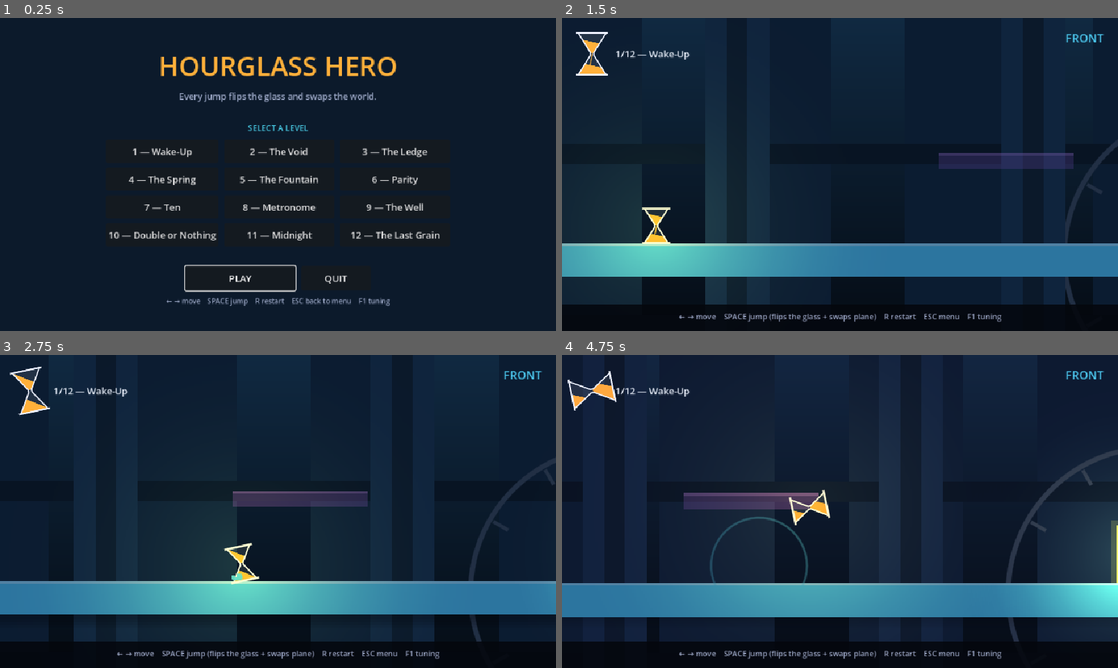
Above: before the commit, frames 1-4 (two rows, left to right).
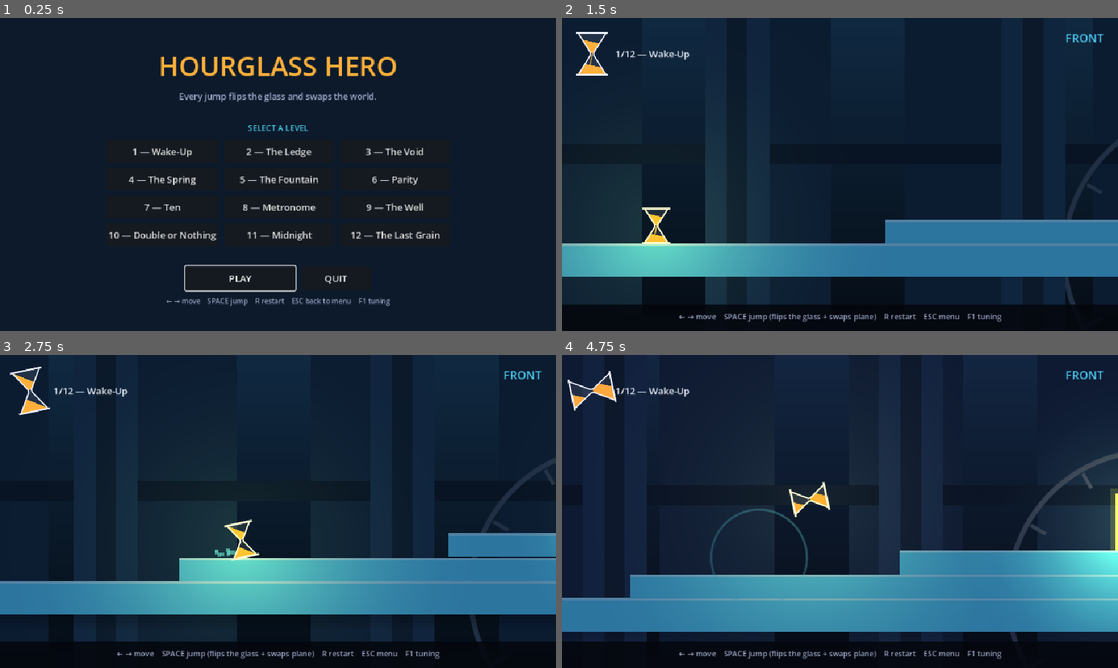
Above: after the commit, the same moments.

Repository: Athryell/GMTK-Game-Jam-2026
Game: Godot game, scene res://scenes/ui/main_menu.tscn
Two runs of this game, one before a commit and one after it. Both use one fixed random seed, a clock stepped at 60 frames per second and the inputs below.
Inputs:
- Up to frame 1 (0.25 s): no input
- Up to frame 2 (1.5 s): click "PLAY" at 0.5 s; tap Enter at 1.25 s; hold Right (move_right) from 1.28 s (still down)
- Up to frame 3 (2.75 s): keep holding Right (move_right); tap Space (jump) at 1.52, 2.27 s
- Up to frame 4 (4.75 s): release Right (move_right) at 2.78 s; hold Left (move_left) 2.78-3.53 s; hold Right (move_right) from 3.53 s (still down); tap Space (jump) at 3.77, 4.52 s

The runs differ from the first frame. In frame 1, 0.3% of the frame differs, in the area x 44-77%, y 41-45%; in frame 2, 4.4%; in frame 3, 8.0%; in frame 4, 15%, in the area x 0-100%, y 31-92%.

Commit message:
renamed lvl 2 and 3

Diff:
--- a/hourglass_hero_godot/scenes/levels/level_01_wake_up.tscn
+++ b/hourglass_hero_godot/scenes/levels/level_01_wake_up.tscn
@@ -1,32 +1,29 @@
-[gd_scene load_steps=4 format=3]
+[gd_scene format=3 uid="uid://dm6be3a14qdsh"]
 
-[ext_resource type="Script" path="res://scripts/level.gd" id="1_level"]
+[ext_resource type="Script" uid="uid://dxec45qo6wc0" path="res://scripts/level.gd" id="1_level"]
 [ext_resource type="PackedScene" path="res://scenes/entities/door.tscn" id="2_door"]
 [ext_resource type="PackedScene" path="res://scenes/entities/platform.tscn" id="3_platform"]
 
-[node name="Level" type="Node2D"]
+[node name="Level" type="Node2D" unique_id=1829913715]
 script = ExtResource("1_level")
 level_name = "Wake-Up"
-world_size = Vector2(960, 540)
 
-[node name="Spawn" type="Marker2D" parent="."]
+[node name="Spawn" type="Marker2D" parent="." unique_id=67984213]
 position = Vector2(53, 479)
 
-[node name="Entities" type="Node2D" parent="."]
+[node name="Entities" type="Node2D" parent="." unique_id=1228455219]
 
-[node name="Door" parent="Entities" instance=ExtResource("2_door")]
-position = Vector2(902, 438)
-size = Vector2(34, 64)
-plane = 2
+[node name="Door" parent="Entities" unique_id=1092645359 instance=ExtResource("2_door")]
+position = Vector2(901, 386)
 
-[node name="Platform1" parent="Entities" instance=ExtResource("3_platform")]
+[node name="Platform1" parent="Entities" unique_id=1818065125 instance=ExtResource("3_platform")]
 position = Vector2(0, 502)
 size = Vector2(960, 38)
-plane = 2
-kind = 0
 
-[node name="Platform2" parent="Entities" instance=ExtResource("3_platform")]
-position = Vector2(420, 402)
-size = Vector2(150, 18)
-plane = 1
-kind = 0
+[node name="Platform2" parent="Entities" unique_id=1261976909 instance=ExtResource("3_platform")]
+position = Vector2(360, 476)
+size = Vector2(600, 26.66)
+
+[node name="Platform3" parent="Entities" unique_id=1102481008 instance=ExtResource("3_platform")]
+position = Vector2(660, 449)
+size = Vector2(300, 26.66)
--- /dev/null
+++ b/hourglass_hero_godot/scenes/levels/level_02_the_ledge.tscn
@@ -0,0 +1,29 @@
+[gd_scene format=3 uid="uid://csptf1n172nbh"]
+
+[ext_resource type="Script" uid="uid://dxec45qo6wc0" path="res://scripts/level.gd" id="1_h42ef"]
+[ext_resource type="PackedScene" path="res://scenes/entities/door.tscn" id="2_7tcmr"]
+[ext_resource type="PackedScene" path="res://scenes/entities/platform.tscn" id="3_eyiv3"]
+[ext_resource type="PackedScene" path="res://scenes/entities/spikes.tscn" id="4_sed4g"]
+
+[node name="Level" type="Node2D" unique_id=2024215292]
+script = ExtResource("1_h42ef")
+level_name = "The Ledge"
+world_size = Vector2(1200, 540)
+
+[node name="Spawn" type="Marker2D" parent="." unique_id=687475050]
+position = Vector2(53, 479)
+
+[node name="Entities" type="Node2D" parent="." unique_id=133605769]
+
+[node name="Door" parent="Entities" unique_id=306638810 instance=ExtResource("2_7tcmr")]
+position = Vector2(1120, 438)
+
+[node name="Platform1" parent="Entities" unique_id=697397651 instance=ExtResource("3_eyiv3")]
+position = Vector2(0, 502)
+size = Vector2(1160, 38)
+
+[node name="Spikes1" parent="Entities" unique_id=1149232076 instance=ExtResource("4_sed4g")]
+position = Vector2(360, 403)
+size = Vector2(800, 24)
+plane = 1
+facing = 1
--- a/hourglass_hero_godot/scenes/levels/level_02_the_void.tscn
+++ /dev/null
@@ -1,62 +0,0 @@
-[gd_scene load_steps=5 format=3]
-
-[ext_resource type="Script" path="res://scripts/level.gd" id="1_level"]
-[ext_resource type="PackedScene" path="res://scenes/entities/door.tscn" id="2_door"]
-[ext_resource type="PackedScene" path="res://scenes/entities/platform.tscn" id="3_platform"]
-[ext_resource type="PackedScene" path="res://scenes/entities/monster.tscn" id="4_monster"]
-
-[node name="Level" type="Node2D"]
-script = ExtResource("1_level")
-level_name = "The Void"
-world_size = Vector2(960, 540)
-
-[node name="Spawn" type="Marker2D" parent="."]
-position = Vector2(49, 479)
-
-[node name="Entities" type="Node2D" parent="."]
-
-[node name="Door" parent="Entities" instance=ExtResource("2_door")]
-position = Vector2(902, 438)
-size = Vector2(34, 64)
-plane = 2
-
-[node name="Platform1" parent="Entities" instance=ExtResource("3_platform")]
-position = Vector2(0, 502)
-size = Vector2(300, 38)
-plane = 2
-kind = 0
-
-[node name="Platform2" parent="Entities" instance=ExtResource("3_platform")]
-position = Vector2(700, 502)
-size = Vector2(260, 38)
-plane = 1
-kind = 0
-
-[node name="Platform3" parent="Entities" instance=ExtResource("3_platform")]
-position = Vector2(320, 470)
-size = Vector2(84, 16)
-plane = 1
-kind = 0
-
-[node name="Platform4" parent="Entities" instance=ExtResource("3_platform")]
-position = Vector2(452, 420)
-size = Vector2(84, 16)
-plane = 0
-kind = 0
-move_axis = 2
-move_distance = 50.0
-move_speed = 55.0
-
-[node name="Platform5" parent="Entities" instance=ExtResource("3_platform")]
-position = Vector2(584, 470)
-size = Vector2(84, 16)
-plane = 1
-kind = 0
-
-[node name="Monster1" parent="Entities" instance=ExtResource("4_monster")]
-position = Vector2(800, 390)
-size = Vector2(30, 34)
-plane = 1
-move_axis = 2
-move_distance = 84.0
-move_speed = 130.0
--- a/hourglass_hero_godot/scenes/levels/level_03_the_ledge.tscn
+++ /dev/null
@@ -1,28 +0,0 @@
-[gd_scene format=3 uid="uid://bekdy1ga305el"]
-
-[ext_resource type="Script" uid="uid://dxec45qo6wc0" path="res://scripts/level.gd" id="1_level"]
-[ext_resource type="PackedScene" path="res://scenes/entities/door.tscn" id="2_door"]
-[ext_resource type="PackedScene" path="res://scenes/entities/platform.tscn" id="3_platform"]
-[ext_resource type="PackedScene" path="res://scenes/entities/spikes.tscn" id="6_spikes"]
-
-[node name="Level" type="Node2D" unique_id=2024215292]
-script = ExtResource("1_level")
-level_name = "The Ledge"
-world_size = Vector2(1200, 540)
-
-[node name="Spawn" type="Marker2D" parent="." unique_id=687475050]
-position = Vector2(53, 479)
-
-[node name="Entities" type="Node2D" parent="." unique_id=133605769]
-
-[node name="Door" parent="Entities" unique_id=306638810 instance=ExtResource("2_door")]
-position = Vector2(1120, 438)
-
-[node name="Platform1" parent="Entities" unique_id=697397651 instance=ExtResource("3_platform")]
-position = Vector2(0, 502)
-size = Vector2(1160, 38)
-
-[node name="Spikes1" parent="Entities" unique_id=1149232076 instance=ExtResource("6_spikes")]
-position = Vector2(299, 337)
-plane = 1
-facing = 1
--- /dev/null
+++ b/hourglass_hero_godot/scenes/levels/level_03_the_void.tscn
@@ -0,0 +1,44 @@
+[gd_scene format=3 uid="uid://dogwwvnjturg2"]
+
+[ext_resource type="Script" uid="uid://dxec45qo6wc0" path="res://scripts/level.gd" id="1_m3la6"]
+[ext_resource type="PackedScene" path="res://scenes/entities/door.tscn" id="2_ghito"]
+[ext_resource type="PackedScene" path="res://scenes/entities/platform.tscn" id="3_4cq3d"]
+
+[node name="Level" type="Node2D" unique_id=910728674]
+script = ExtResource("1_m3la6")
+level_name = "The Void"
+
+[node name="Spawn" type="Marker2D" parent="." unique_id=1336534992]
+position = Vector2(49, 479)
+
+[node name="Entities" type="Node2D" parent="." unique_id=1780008601]
+
+[node name="Door" parent="Entities" unique_id=323483914 instance=ExtResource("2_ghito")]
+position = Vector2(902, 438)
+
+[node name="Platform1" parent="Entities" unique_id=1467295106 instance=ExtResource("3_4cq3d")]
+position = Vector2(0, 502)
+size = Vector2(300, 38)
+
+[node name="Platform2" parent="Entities" unique_id=892561988 instance=ExtResource("3_4cq3d")]
+position = Vector2(700, 502)
+size = Vector2(260, 38)
+plane = 1
+
+[node name="Platform3" parent="Entities" unique_id=1490232682 instance=ExtResource("3_4cq3d")]
+position = Vector2(320, 470)
+size = Vector2(84, 16)
+plane = 1
+
+[node name="Platform4" parent="Entities" unique_id=1164449422 instance=ExtResource("3_4cq3d")]
+position = Vector2(452, 420)
+size = Vector2(84, 16)
+plane = 0
+move_axis = 2
+move_distance = 50.0
+move_speed = 55.0
+
+[node name="Platform5" parent="Entities" unique_id=1004245851 instance=ExtResource("3_4cq3d")]
+position = Vector2(584, 470)
+size = Vector2(84, 16)
+plane = 1
--- a/hourglass_hero_godot/scenes/ui/main_menu.tscn
+++ b/hourglass_hero_godot/scenes/ui/main_menu.tscn
@@ -1,22 +1,26 @@
-[gd_scene load_steps=2 format=3]
+[gd_scene format=3 uid="uid://b657brexskrap"]
 
-[ext_resource type="Script" path="res://scripts/ui/main_menu.gd" id="1_menu"]
+[ext_resource type="Script" uid="uid://1gy2wnvp4tcv" path="res://scripts/ui/main_menu.gd" id="1_menu"]
 
-[node name="MainMenu" type="Control"]
+[node name="MainMenu" type="Control" unique_id=318210579]
 layout_mode = 3
 anchors_preset = 15
 anchor_right = 1.0
 anchor_bottom = 1.0
+grow_horizontal = 2
+grow_vertical = 2
 script = ExtResource("1_menu")
 
-[node name="Background" type="ColorRect" parent="."]
+[node name="Background" type="ColorRect" parent="." unique_id=1893498605]
 layout_mode = 1
 anchors_preset = 15
 anchor_right = 1.0
 anchor_bottom = 1.0
+grow_horizontal = 2
+grow_vertical = 2
 color = Color(0.047, 0.102, 0.169, 1)
 
-[node name="Layout" type="VBoxContainer" parent="."]
+[node name="Layout" type="VBoxContainer" parent="." unique_id=1653023883]
 layout_mode = 1
 anchors_preset = 15
 anchor_right = 1.0
@@ -25,61 +29,63 @@
 offset_top = 32.0
 offset_right = -40.0
 offset_bottom = -24.0
+grow_horizontal = 2
+grow_vertical = 2
+theme_override_constants/separation = 10
 alignment = 1
-theme_override_constants/separation = 10
 
-[node name="Title" type="Label" parent="Layout"]
+[node name="Title" type="Label" parent="Layout" unique_id=50347785]
 layout_mode = 2
 theme_override_colors/font_color = Color(1, 0.69, 0.227, 1)
 theme_override_font_sizes/font_size = 46
 text = "HOURGLASS HERO"
 horizontal_alignment = 1
 
-[node name="Tagline" type="Label" parent="Layout"]
+[node name="Tagline" type="Label" parent="Layout" unique_id=1182247209]
 layout_mode = 2
 theme_override_colors/font_color = Color(0.604, 0.651, 0.769, 1)
 theme_override_font_sizes/font_size = 15
 text = "Every jump flips the glass and swaps the world."
 horizontal_alignment = 1
 
-[node name="Spacer" type="Control" parent="Layout"]
+[node name="Spacer" type="Control" parent="Layout" unique_id=834649907]
 custom_minimum_size = Vector2(0, 14)
 layout_mode = 2
 
-[node name="SelectLabel" type="Label" parent="Layout"]
+[node name="SelectLabel" type="Label" parent="Layout" unique_id=2125353388]
 layout_mode = 2
 theme_override_colors/font_color = Color(0.282, 0.792, 0.894, 1)
 theme_override_font_sizes/font_size = 14
 text = "SELECT A LEVEL"
 horizontal_alignment = 1
 
-[node name="Levels" type="GridContainer" parent="Layout"]
+[node name="Levels" type="GridContainer" parent="Layout" unique_id=1821599908]
 layout_mode = 2
 size_flags_horizontal = 4
 theme_override_constants/h_separation = 10
 theme_override_constants/v_separation = 8
 columns = 3
 
-[node name="Spacer2" type="Control" parent="Layout"]
+[node name="Spacer2" type="Control" parent="Layout" unique_id=1708898106]
 custom_minimum_size = Vector2(0, 14)
 layout_mode = 2
 
-[node name="Actions" type="HBoxContainer" parent="Layout"]
+[node name="Actions" type="HBoxContainer" parent="Layout" unique_id=1814017716]
 layout_mode = 2
 size_flags_horizontal = 4
 theme_override_constants/separation = 10
 
-[node name="Play" type="Button" parent="Layout/Actions"]
+[node name="Play" type="Button" parent="Layout/Actions" unique_id=1388354746]
 custom_minimum_size = Vector2(190, 42)
 layout_mode = 2
 text = "PLAY"
 
-[node name="Quit" type="Button" parent="Layout/Actions"]
+[node name="Quit" type="Button" parent="Layout/Actions" unique_id=758760282]
 custom_minimum_size = Vector2(120, 42)
 layout_mode = 2
 text = "QUIT"
 
-[node name="Hint" type="Label" parent="Layout"]
+[node name="Hint" type="Label" parent="Layout" unique_id=1708571913]
 layout_mode = 2
 theme_override_colors/font_color = Color(0.604, 0.651, 0.769, 1)
 theme_override_font_sizes/font_size = 12
